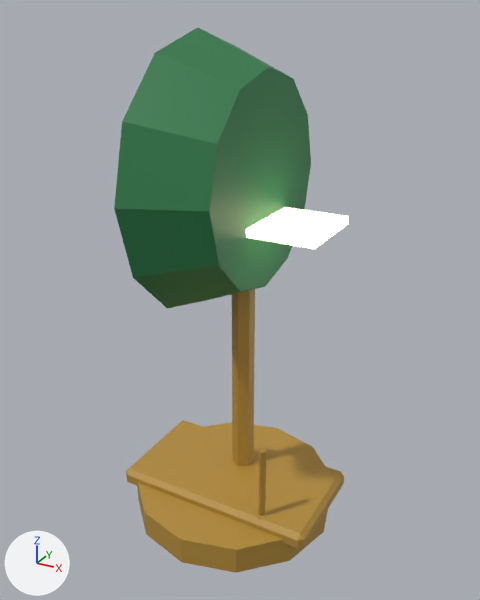
What one commit did to the glTF model game/assets/props/abajur_banqueiro.glb.
Before and after are seen from a camera (50 mm lens) standing at (0.299, -0.531, 0.515) and looking at (0.006, 0.003, 0.249). Every picture has the same lights, and +X, +Y and +Z are marked at lower left. The first picture is the older version. Vertices at exactly the same position are counted once.

The older version as bpy lines, for what is in view:
```python
me_cylinder = bpy.data.meshes.new('Cylinder')
me_cylinder.from_pydata(...)  # 120 vertices, 212 faces; spans x -0.11..0.11, y -0.13..0.13, z -0.015..0.485
# faces by material slot: [200, 12]
me_cylinder.materials.append(mat_vc)
me_cylinder.materials.append(mat_glow_fff1c4)
ob_cylinder = bpy.data.objects.new('Cylinder', me_cylinder)
ob_cylinder.location = (0.0, 0.0, 0.015)
```
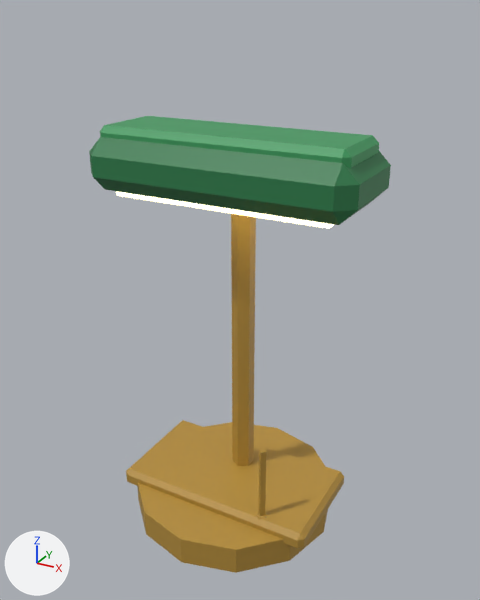
Changed parts and their boxes (x1, y1, x2, y2) in the pictures (480 x 600 px):
'Cylinder', reshaped (28% wider, 16% shorter)
    before: (114, 27, 349, 573)
    after: (89, 116, 391, 573)
part 1 of me_cylinder, added
    after: (116, 191, 334, 229)
part 2 of me_cylinder, added (green)
    after: (89, 137, 391, 225)
part 3 of me_cylinder, added (green)
    after: (100, 116, 379, 168)
part 4 of me_cylinder, deleted (green)
    before: (114, 27, 311, 308)
part 5 of me_cylinder, deleted
    before: (246, 207, 349, 249)

What changed in the scene script:
```text
Change me_cylinder:
    used by ob_cylinder; location = (0.0, 0.0, 0.015)
    remove me_cylinder.from_pydata(...)  # 120 vertices, 212 faces; spans x -0.11..0.11, y -0.13..0.13, z -0.015..0.485
    add me_cylinder.from_pydata(...)  # 168 vertices, 300 faces; spans x -0.135..0.135, y -0.11..0.11, z -0.015..0.4
    me_cylinder part 1: a new loose piece, a box spanning x -0.11..0.11, y -0.035..0.035, z 0.334..0.34, in mat_glow_fff1c4
    me_cylinder part 2: a new loose piece of 24 vertices spanning x -0.135..0.135, y -0.055..0.055, z 0.34..0.39, in mat_vc
    me_cylinder part 3: a new loose piece of 24 vertices spanning x -0.125..0.125, y -0.04..0.04, z 0.38..0.4, in mat_vc
    me_cylinder part 4
    24 vertices are removed from x -0.035..0.035, y -0.13..0.13, z 0.225..0.485
    44 faces are deleted
    me_cylinder part 5
    8 vertices are removed from x -0.1..0.1, y -0.04..0.04, z 0.316..0.324
    12 faces are deleted
    other edits to the shape of me_cylinder do not show in these pictures
```
